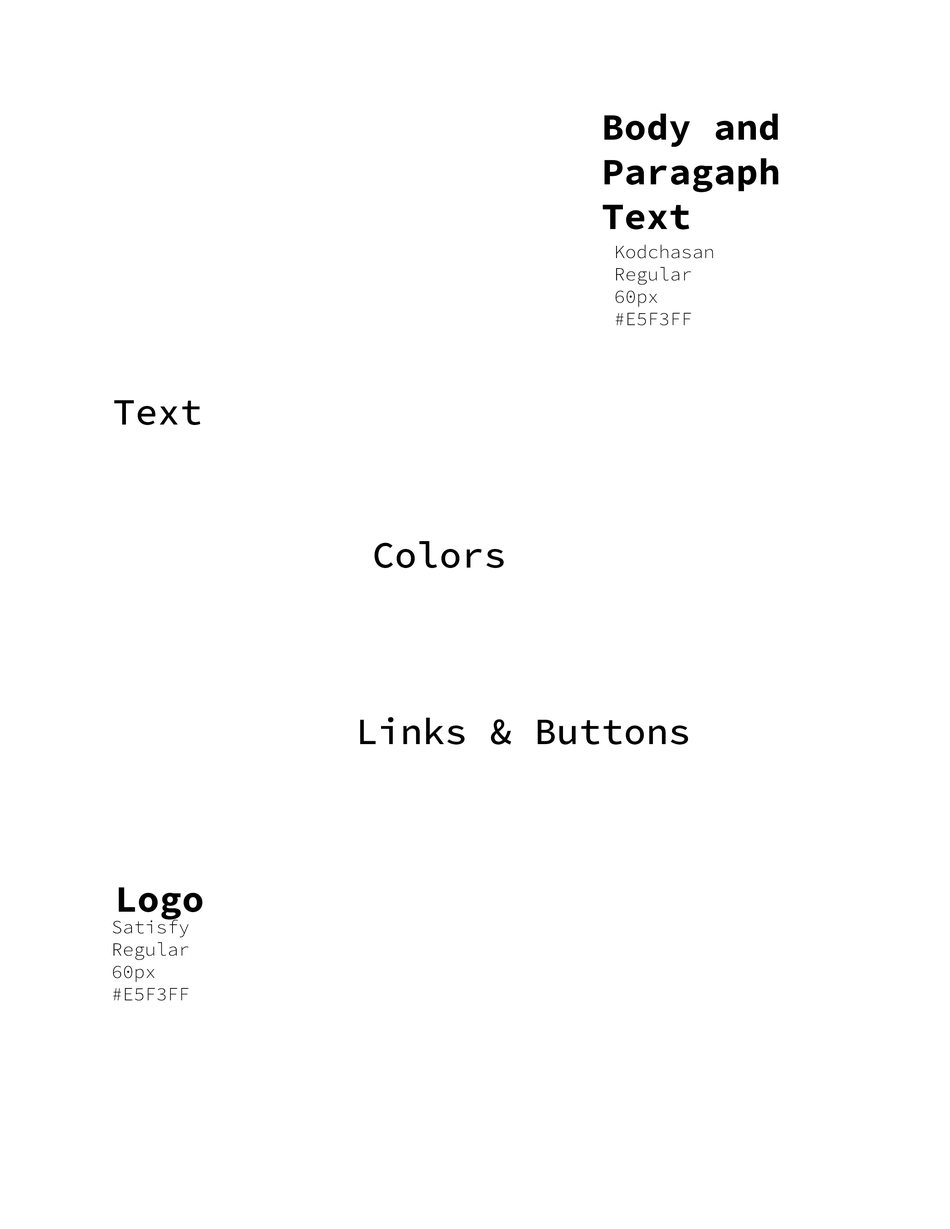
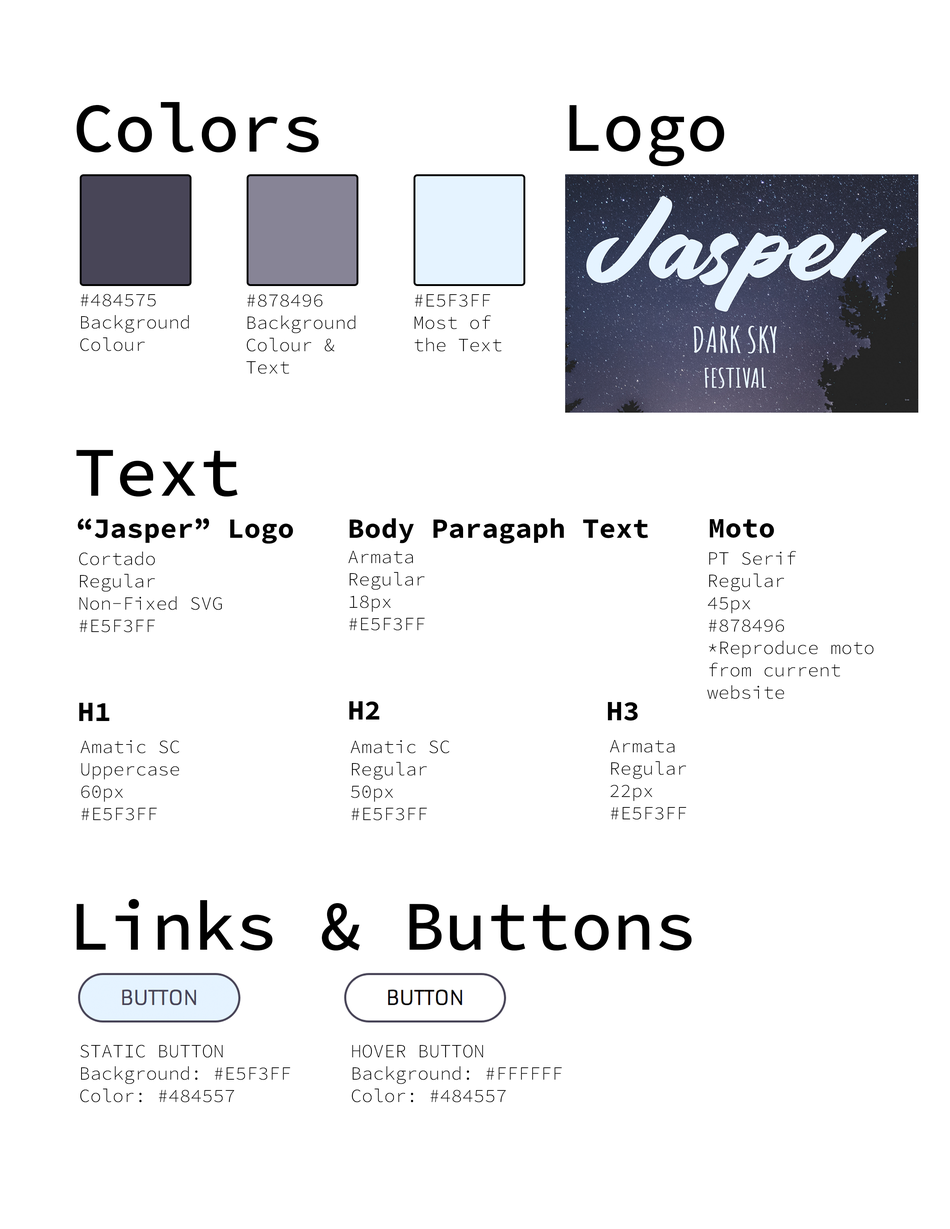
Layers edited between the first and the second 950×1229 image:
removed layer "Kodchasan Regular 60px #E5F3FF" over (615, 244, 713, 326)
removed layer "Satisfy Regular 60px #E5F3FF" over (112, 919, 189, 1001)
removed layer "Body and Paragraph Text" over (602, 113, 779, 230)
removed layer "Logo" over (118, 887, 203, 920)
removed layer "Links & Buttons" over (359, 717, 689, 746)
removed layer "Colors" over (374, 541, 504, 569)
removed layer "Text" over (113, 400, 201, 426)
removed layer "Background" over (76, 102, 919, 1103)
